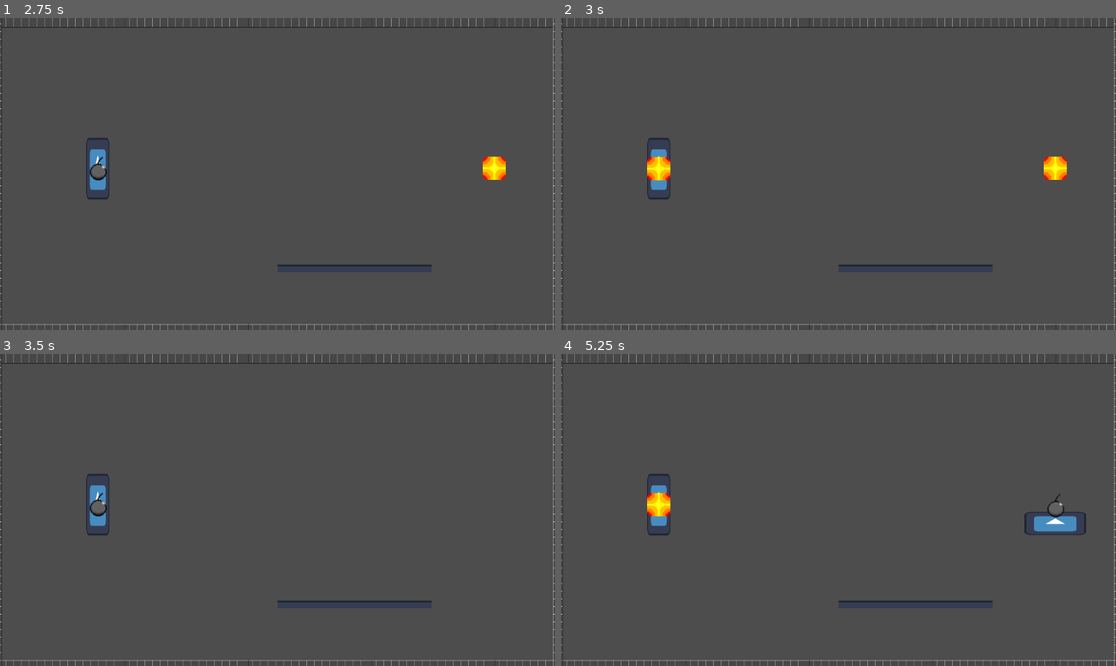
Above: before the commit, frames 1-4 (two rows, left to right).
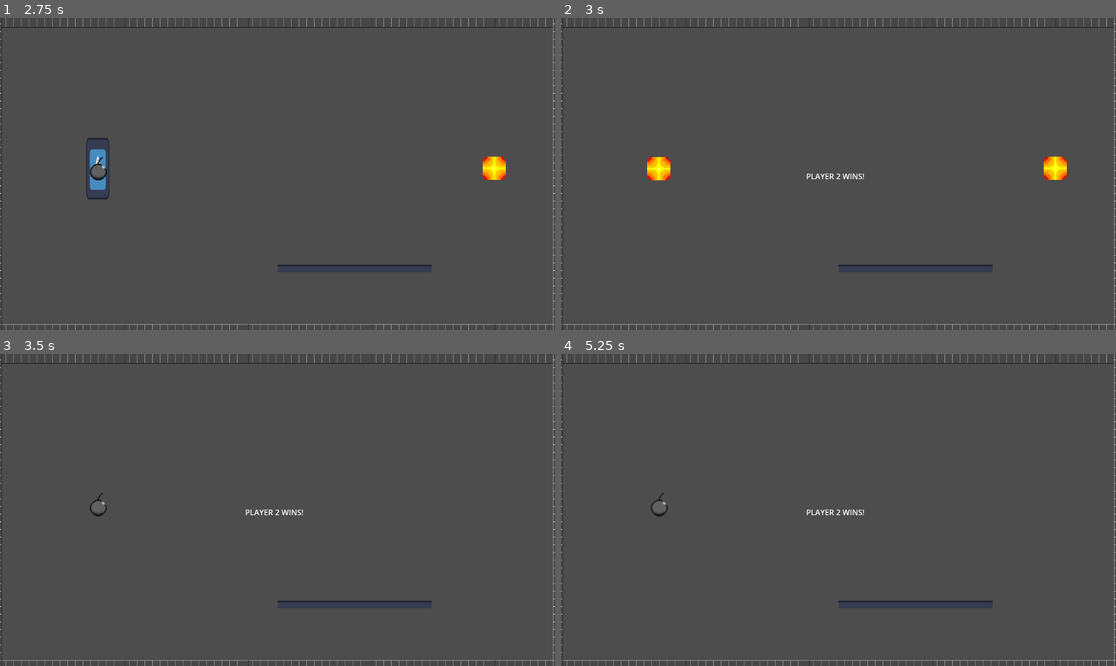
Above: after the commit, the same moments.

Repository: ambariz/bomb-bros
Game: Godot game, scene res://Main.tscn
Same seed, same stepped clock (60 frames per second), same inputs: the game is played once before the commit and once after it. The engine's default icon, where the game draws it, is replaced by a stand-in: a white triangle on a blue panel in a dark square.
Inputs (mouse positions are in pixels of both pictures, inside the frame that each line leads up to):
- Up to frame 1 (2.75 s): tap Enter at 0.5 s; move the mouse to (399, 158) at 0.52 s; hold Right (ui_right) 0.53-1.28 s; hold Enter 0.53-1.28 s; click (399, 158) at 0.67 s; tap Space at 0.77, 1.52 s; move the mouse to (166, 189) at 1.27 s; hold Down (ui_down) 1.28-2.03 s; tap Alt at 1.35 s; move the mouse to (333, 105) at 2.02 s; hold Right (ui_right) from 2.03 s (still down); tap Shift at 2.1 s
- Up to frame 2 (3 s): move the mouse to (810, 236) at 2.77 s; release Right (ui_right) at 2.78 s; hold Up (ui_up) from 2.78 s (still down); tap Enter at 2.85 s; click (810, 236) at 2.92 s
- Up to frame 3 (3.5 s): keep holding Up (ui_up); tap Space at 3.02 s
- Up to frame 4 (5.25 s): move the mouse to (1005, 556) at 3.52 s; release Up (ui_up) at 3.53 s; hold Left (ui_left) 3.53-5.03 s; tap Alt at 3.6 s; tap Space at 3.77, 4.52 s; move the mouse to (672, 463) at 4.27 s; tap Shift at 4.35 s; move the mouse to (866, 510) at 5.02 s; hold Down (ui_down) from 5.03 s (still down); hold Enter from 5.03 s (still down); click (866, 510) at 5.17 s

Frame 1 is identical in both runs. In frame 2, 0.4% of the frame differs, in the area x 15-55%, y 38-59%; in frame 3, 0.5%; in frame 4, 1.2%, in the area x 15-95%, y 38-59%.

Commit message:
added player winning

Diff:
--- a/Explosion.gd
+++ b/Explosion.gd
@@ -1,5 +1,14 @@
 extends Area2D
 
 func _ready():
+	body_entered.connect(_on_body_entered)
+
 	await get_tree().create_timer(0.5).timeout
 	queue_free()
+
+func _on_body_entered(body):
+	if body.name == "Player1" or body.name == "Player2":
+
+		get_tree().current_scene.player_died(body.name)
+
+		body.queue_free()
--- a/Explosion.tscn
+++ b/Explosion.tscn
@@ -14,5 +14,4 @@
 texture = ExtResource("1_oxoqp")
 
 [node name="CollisionShape2D" type="CollisionShape2D" parent="." unique_id=739026907]
-position = Vector2(610, 350.5)
 shape = SubResource("RectangleShape2D_oxoqp")
--- /dev/null
+++ b/Main.gd
@@ -0,0 +1,28 @@
+extends Node2D
+
+var game_over = false
+
+func player_died(player_name):
+	if game_over:
+		return
+
+	game_over = true
+
+	var label = $WinnerLabel
+
+	if player_name == "Player1":
+		label.text = "PLAYER 2 WINS!"
+
+	if player_name == "Player2":
+		label.text = "PLAYER 1 WINS!"
+
+	get_tree().paused = true
+
+# Called when the node enters the scene tree for the first time.
+func _ready() -> void:
+	pass # Replace with function body.
+
+
+# Called every frame. 'delta' is the elapsed time since the previous frame.
+func _process(delta: float) -> void:
+	pass
--- a/Main.tscn
+++ b/Main.tscn
@@ -1,5 +1,6 @@
 [gd_scene format=4 uid="uid://3wwom75svjyl"]
 
+[ext_resource type="Script" uid="uid://c4ys2x2ws8ym3" path="res://Main.gd" id="1_03owx"]
 [ext_resource type="Texture2D" uid="uid://cnewhb2b43ho2" path="res://icon.svg" id="2_cm0pq"]
 [ext_resource type="Texture2D" uid="uid://wjxbjkspwkc7" path="res://game_assets/Bomberman/gfx/TileBreakable.png" id="2_trn2v"]
 [ext_resource type="Texture2D" uid="uid://cfcte7i04lic6" path="res://game_assets/Bomberman/gfx/TileFree.png" id="3_03owx"]
@@ -165,6 +166,7 @@
 size = Vector2(133, 53)
 
 [node name="Main" type="Node2D" unique_id=1434340201]
+script = ExtResource("1_03owx")
 
 [node name="TileMapLayer" type="TileMapLayer" parent="." unique_id=1593742720]
 tile_map_data = PackedByteArray("AAAkACAAAAACAAAAAAAlACAAAAACAAAAAAAmACAAAAACAAAAAAAnACAAAAACAAAAAAAoACAAAAACAAAAAAApAC …(269168 unchanged characters)…
@@ -193,3 +195,11 @@
 shape = SubResource("RectangleShape2D_r0du0")
 
 [node name="Bombs" type="Node2D" parent="." unique_id=1982110003]
+
+[node name="WinnerLabel" type="Label" parent="." unique_id=1636331049]
+process_mode = 2
+offset_left = -28.0
+offset_right = 1167.0
+offset_bottom = 658.0
+horizontal_alignment = 1
+vertical_alignment = 1
--- a/scripts/Main.gd
+++ /dev/null
@@ -1 +0,0 @@
-extends Node2D
Not shown, added: Main.gd.uid
Not shown, removed: scripts/Main.gd.uid
